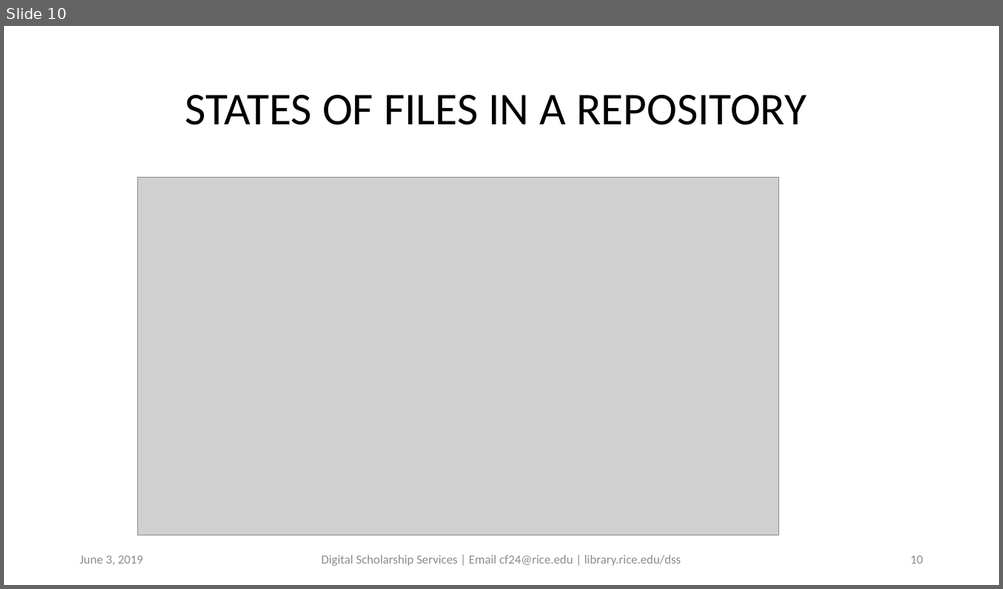
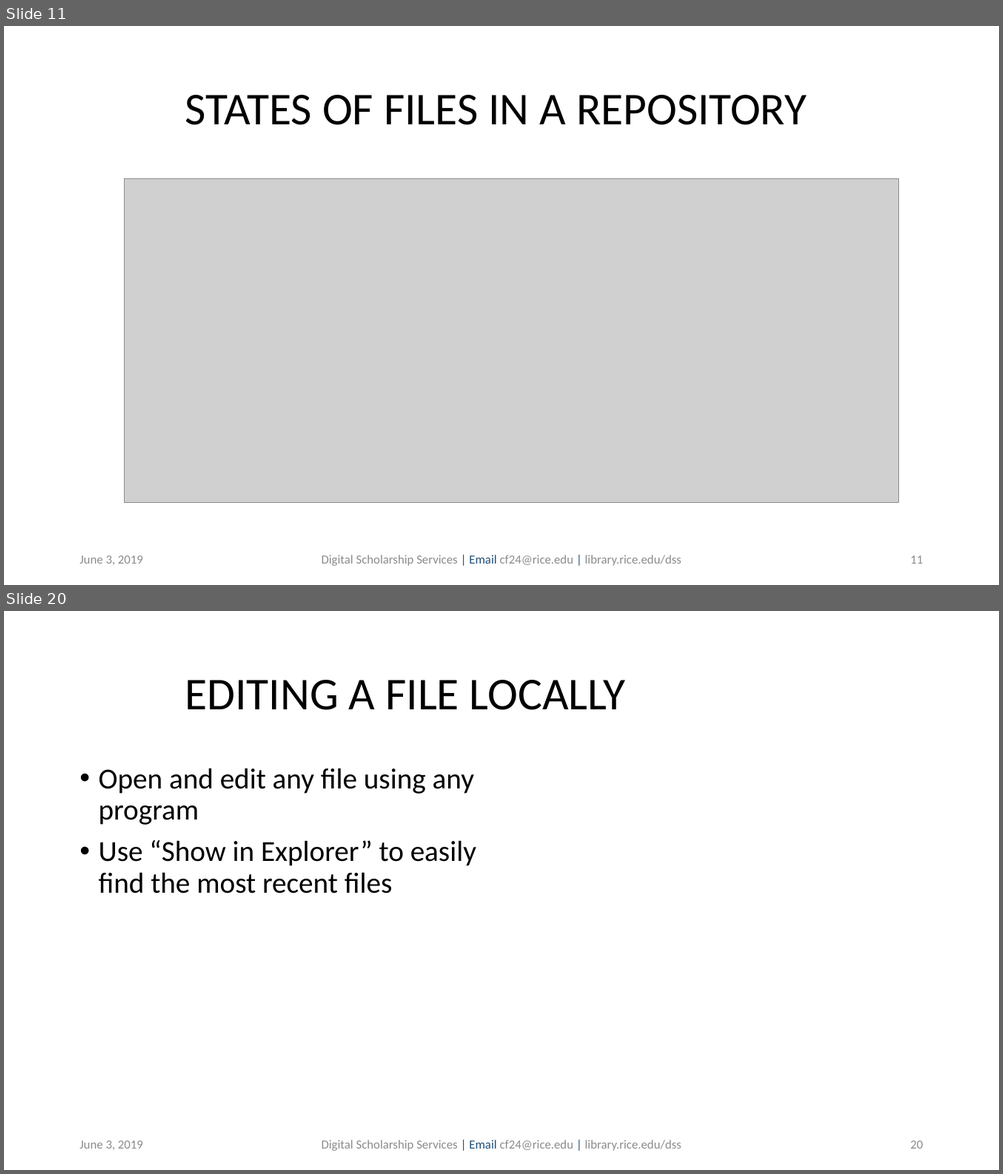
Before and after one commit to bakitybacon/rice-data-and-donuts, a slide deck: github/Introduction to Git & Github.pptx. Shown one above the other, each under a label of ours: slide 10 before the commit, slides 11 and 20 after it; the slides between them are not shown. The pictures are 1003x589 and 1003x1174 pixels, drawn with LibreOffice and Linux fonts; fonts in the diff are those of the drawing; grey boxes stand for pictures; background and template pictures are left out. Boxes give left, top, right and bottom in pixels: in the first picture for what was removed or moved away, otherwise in the second. Text is boxed around its words. In the diff, an @@ line names an element or a change of style, - is before the commit and + after.

```diff
--- a/github/Introduction to Git & Github.pptx
+++ b/github/Introduction to Git & Github.pptx
@@ slide 20 added at (x1=4, y1=611, x2=999, y2=1170), background #FFFFFF @@
@@ title added at (x1=185, y1=680, x2=626, y2=710), 44 pt, text #000000 @@
+EDITING A FILE LOCALLY
@@ text added at (x1=99, y1=768, x2=476, y2=894), 28 pt, text #000000 @@
+• Open and edit any file using any program
+• Use “Show in Explorer” to easily find the most recent files
@@ text added at (x1=79, y1=1141, x2=143, y2=1150), 12 pt, text #8C8C8C @@
+June 3, 2019
@@ text added at (x1=321, y1=1140, x2=681, y2=1151), 12 pt, text #8C8C8C @@
+Digital Scholarship Services | Email cf24@rice.edu | library.rice.edu/dss
@@ page number added at (x1=910, y1=1141, x2=922, y2=1149), 12 pt, text #8C8C8C @@
+20
@@ what was slide 10 is now slide 11 @@
@@ slide 11 changed as well @@
@@ picture resized from (x1=137, y1=178, x2=779, y2=536) to (x1=124, y1=179, x2=899, y2=503) @@
@@ text "Digital Scholarship Services | Email ..." at (x1=321, y1=555, x2=681, y2=566): text colour #8C8C8C to #1F4E79 in "| Email |" @@
@@ page number at (x1=910, y1=556, x2=922, y2=564): text changed @@
-10
+11
```
Also in this commit, not shown: 8 other slides changed, 18 other slides added.
